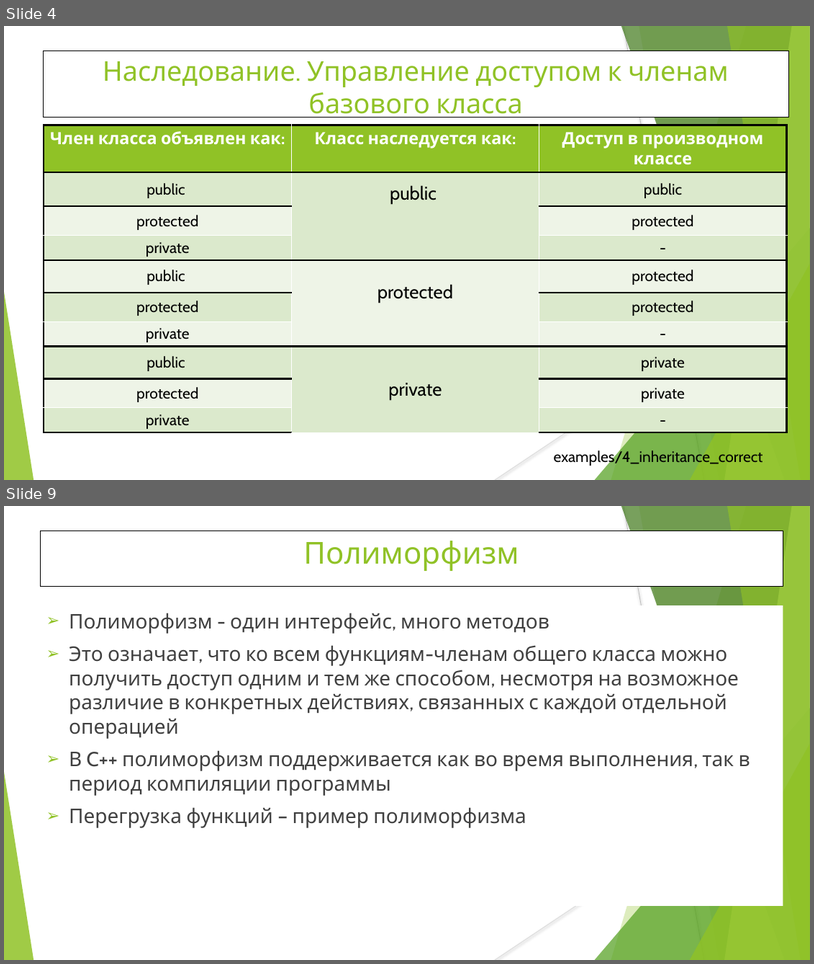
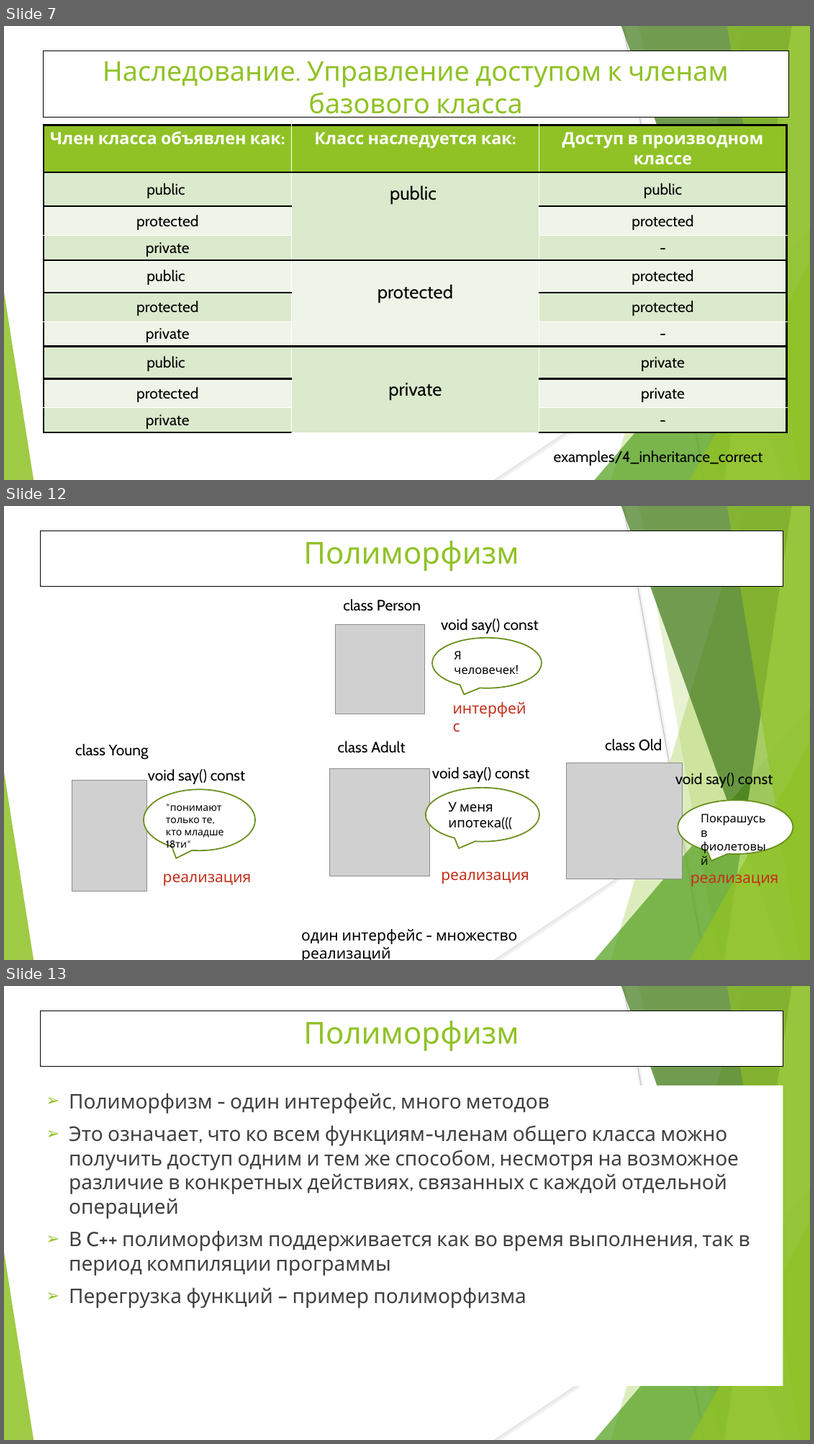
Before and after one commit to WhiteCatStudies/lectures, a slide deck: pt1/lectures/lecture2/lecture2.pptx. Shown one above the other, each under a label of ours: slides 4 and 9 before the commit, slides 7, 12 and 13 after it; the slides between them are not shown. The pictures are 814x964 and 814x1444 pixels, drawn with LibreOffice and Linux fonts; fonts in the diff are those of the drawing; grey boxes stand for pictures. Boxes give left, top, right and bottom in pixels: in the first picture for what was removed or moved away, otherwise in the second. Text is boxed around its words. In the diff, an @@ line names an element or a change of style, - is before the commit and + after.

```diff
--- a/pt1/lectures/lecture2/lecture2.pptx
+++ b/pt1/lectures/lecture2/lecture2.pptx
@@ slide 12 added at [4, 506, 810, 960], background #FFFFFF; not listed: 10 template elements that a slide beside it also shows @@
@@ title added at [40, 530, 784, 587], fill #FFFFFF, outline #000000 0.75 pt, 36 pt, text #90C226 @@
+Полиморфизм
@@ text added at [343, 599, 421, 611], 18 pt, text #000000 @@
+class Person
@@ picture added at [335, 625, 424, 713] @@
@@ text added at [441, 618, 538, 633], 18 pt, text #000000 @@
+void say() const
@@ speech bubble added at [432, 638, 542, 688], fill #FFFFFF, outline #6B901C 1.5 pt, 14 pt, text #000000 @@
+Я человечек!
@@ text added at [447, 696, 536, 720], 18 pt, text #C42F1A @@
+интерфейс
@@ text added at [338, 741, 405, 753], 18 pt, text #000000 @@
+class Adult
@@ text added at [605, 739, 663, 751], 18 pt, text #000000 @@
+class Old
@@ text added at [75, 744, 149, 759], 18 pt, text #000000 @@
+class Young
@@ picture added at [566, 763, 683, 879] @@
@@ picture added at [72, 780, 147, 890] @@
@@ text added at [148, 769, 245, 784], 18 pt, text #000000 @@
+void say() const
@@ picture added at [330, 769, 430, 876] @@
@@ text added at [432, 767, 530, 782], 18 pt, text #000000 @@
+void say() const
@@ text added at [676, 772, 773, 789], 18 pt, text #000000 @@
+void say() const
@@ speech bubble added at [144, 789, 256, 850], fill #FFFFFF, outline #6B901C 1.5 pt, 12 pt, text #000000 @@
+*понимают только те, кто младше 18ти*
@@ speech bubble added at [426, 788, 540, 841], fill #FFFFFF, outline #6B901C 1.5 pt, 16 pt, text #000000 @@
+У меня ипотека(((
@@ speech bubble added at [679, 800, 794, 854], fill #FFFFFF, outline #6B901C 1.5 pt, 14 pt, text #000000 @@
+Покрашусь в фиолетовый
@@ text added at [441, 871, 530, 883], 18 pt, text #C42F1A @@
+реализация
@@ text added at [691, 868, 779, 886], 18 pt, text #C42F1A @@
+реализация
@@ text added at [163, 873, 252, 885], 18 pt, text #C42F1A @@
+реализация
@@ text added at [301, 929, 517, 960], 18 pt, text #000000 @@
+один интерфейс - множество реализаций
@@ what was slide 4 is now slide 7 @@
@@ what was slide 9 is now slide 13 @@
```
Also in this commit, not shown: 8 slides changed, 6 other slides added.
